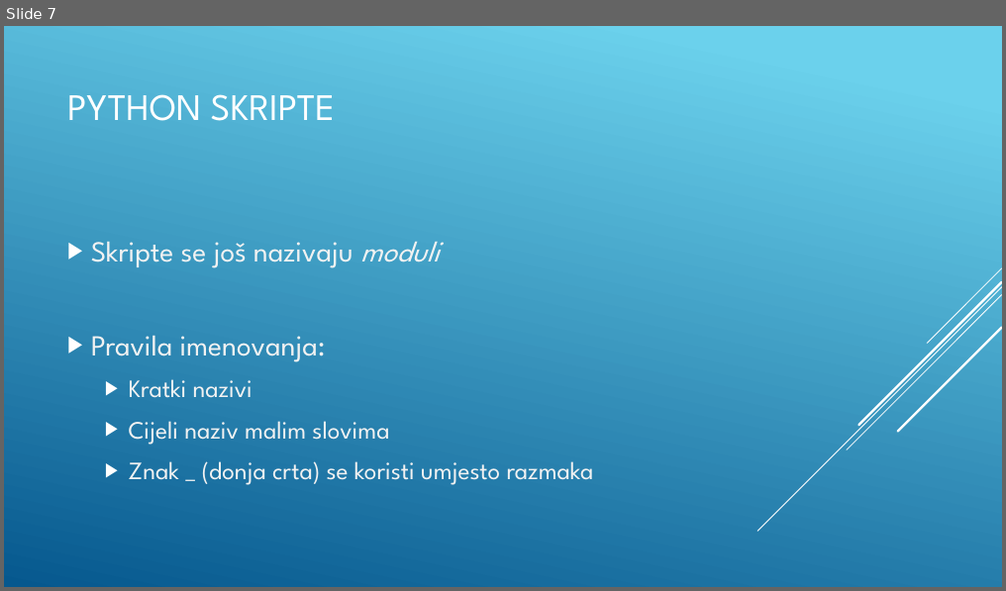
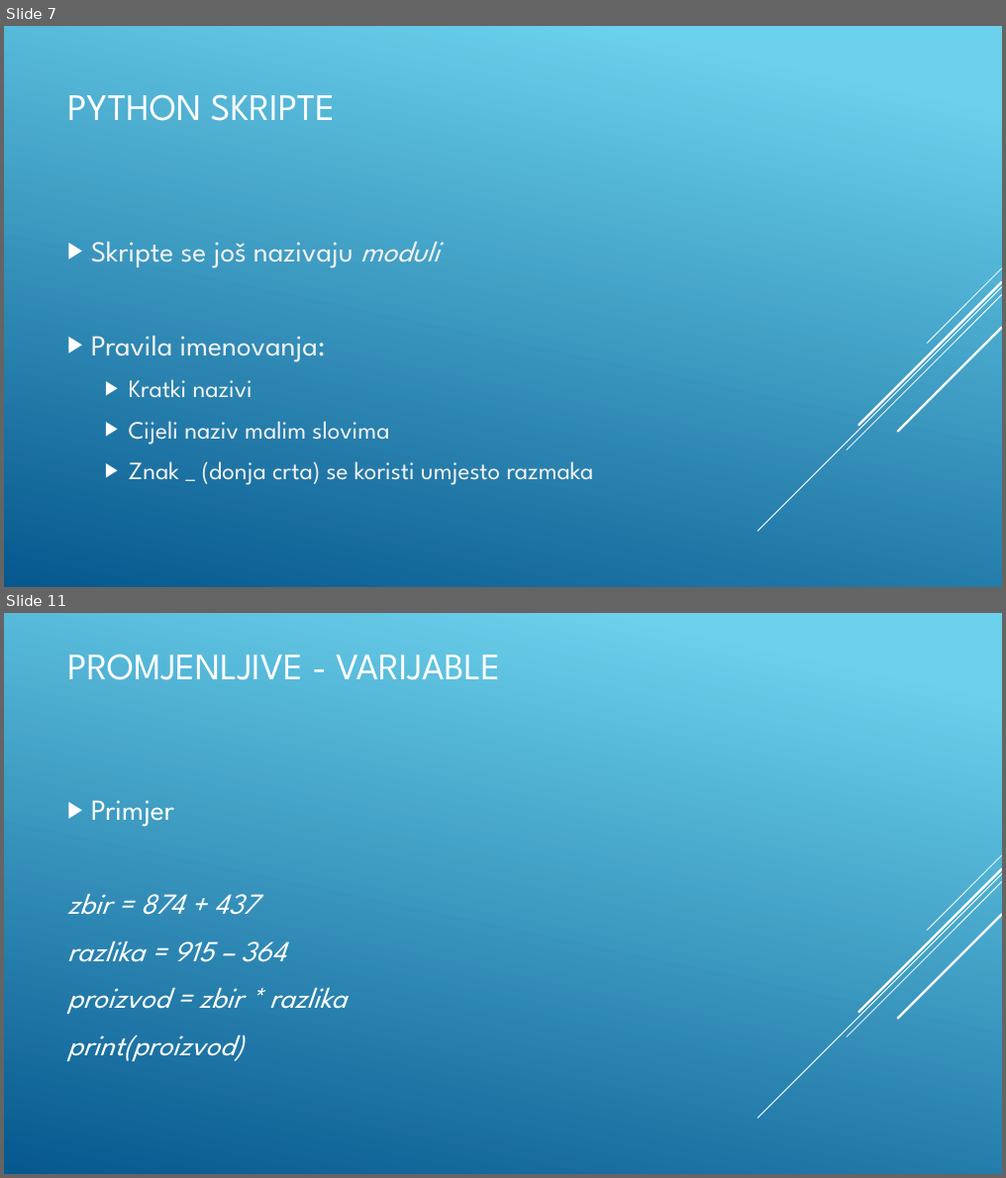
Before and after one commit to BaDnja/Kursevi, a slide deck: Python/Python-Osnovni-kurs/Izracunavanje/1-Osnovne aritmeticke operacije i primjena/Prezentacija.pptx. Shown one above the other, each under a label of ours: slide 7 before the commit, slides 7 and 11 after it; the slides between them are not shown. The pictures are 1006x591 and 1006x1178 pixels, drawn with LibreOffice and Linux fonts; fonts in the diff are those of the drawing. Boxes give left, top, right and bottom in pixels: in the first picture for what was removed or moved away, otherwise in the second. Text is boxed around its words. In the diff, an @@ line names an element or a change of style, - is before the commit and + after.

Commit message:
izracunavanje - varijable

```diff
--- a/Python/Python-Osnovni-kurs/Izracunavanje/1-Osnovne aritmeticke operacije i primjena/Prezentacija.pptx
+++ b/Python/Python-Osnovni-kurs/Izracunavanje/1-Osnovne aritmeticke operacije i primjena/Prezentacija.pptx
@@ slide 11 added at (4, 613, 1002, 1174), background gradient #6ED2EB to #06588E; not listed: 5 template elements that a slide beside it also shows @@
@@ title added at (67, 654, 500, 680), 36 pt, text #FFFFFF @@
+PROMJENLJIVE - VARIJABLE
@@ text added at (67, 800, 347, 1061), 28 pt, text #FFFFFF, italic @@
+▶ Primjer
+zbir = 874 + 437
+razlika = 915 – 364
+proizvod = zbir * razlika
+print(proizvod)
```
Also in this commit, not shown: 4 other slides added, 1 other file.
